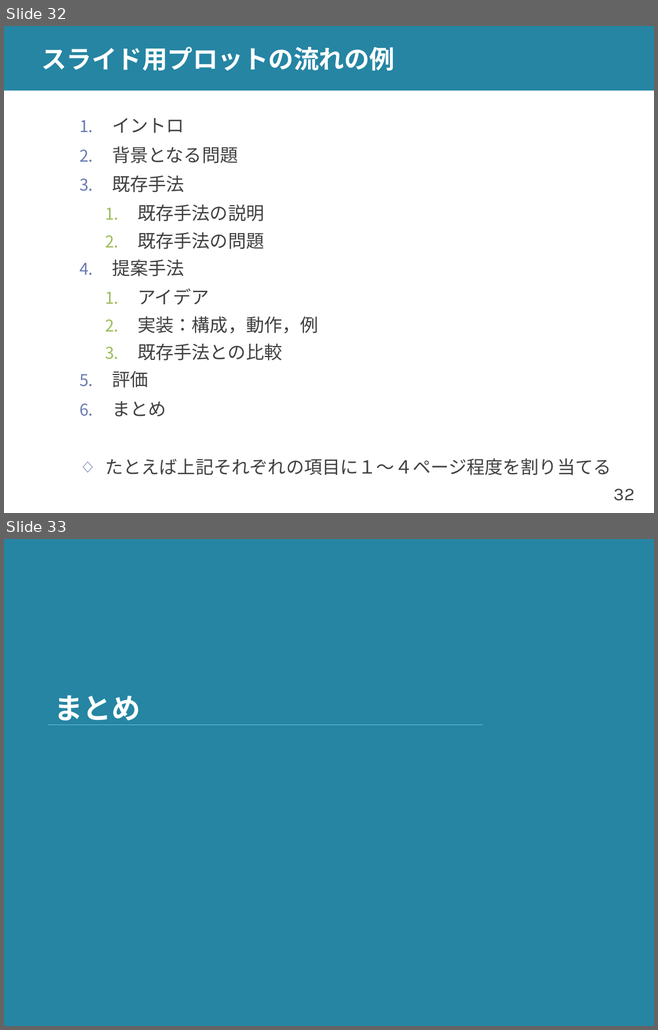
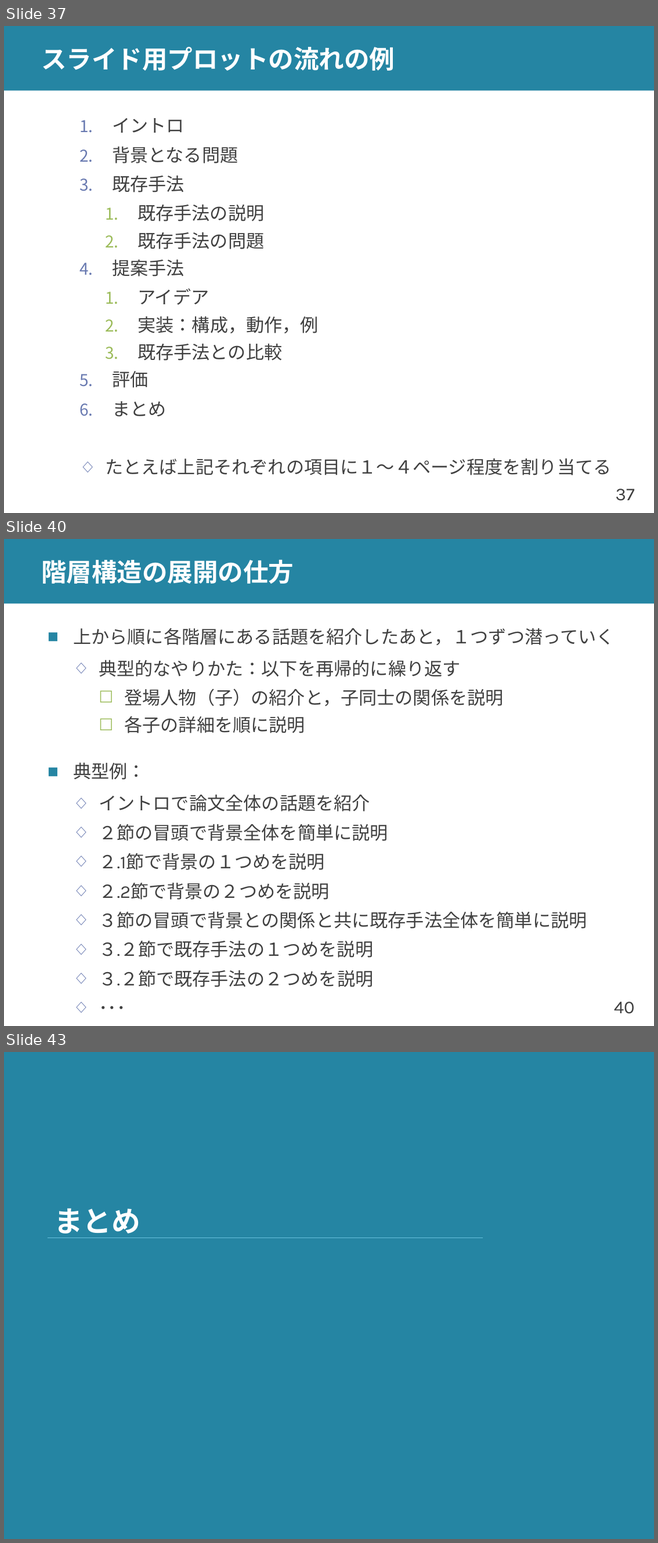
Before and after one commit to shioya-lab/how-to, a slide deck: plot.pptx. Shown one above the other, each under a label of ours: slides 32 and 33 before the commit, slides 37, 40 and 43 after it; the slides between them are not shown. The pictures are 658x1030 and 658x1543 pixels, drawn with LibreOffice and Linux fonts; fonts in the diff are those of the drawing. Boxes give left, top, right and bottom in pixels: in the first picture for what was removed or moved away, otherwise in the second. Text is boxed around its words. In the diff, an @@ line names an element or a change of style, - is before the commit and + after.

Commit message:
plot を v6 に
階層化の理由や文章への流れを追加

```diff
--- a/plot.pptx
+++ b/plot.pptx
@@ slide 40 added at bbox=[4, 539, 654, 1026], background #FFFFFF; not listed: 2 template elements that a slide beside it also shows @@
@@ title added at bbox=[41, 559, 293, 584], 28 pt, text #FFFFFF, bold @@
+階層構造の展開の仕方
@@ text added at bbox=[73, 628, 614, 1009], 20 pt, text #404040 @@
+■ 上から順に各階層にある話題を紹介したあと，１つずつ潜っていく
+  ◇ 典型的なやりかた：以下を再帰的に繰り返す
+    ☐ 登場人物（子）の紹介と，子同士の関係を説明
+    ☐ 各子の詳細を順に説明
+■ 典型例：
+  ◇ イントロで論文全体の話題を紹介
+  ◇ ２節の冒頭で背景全体を簡単に説明
+  ◇ ２.1節で背景の１つめを説明
+  ◇ ２.2節で背景の２つめを説明
+  ◇ ３節の冒頭で背景との関係と共に既存手法全体を簡単に説明
+  ◇ ３.２節で既存手法の１つめを説明
+  ◇ ３.２節で既存手法の２つめを説明
+  ◇ ･･･
@@ what was slide 32 is now slide 37 @@
@@ page number at bbox=[615, 489, 634, 501]: text changed @@
-32
+37
@@ what was slide 33 is now slide 43 @@
```
Also in this commit, not shown: 7 slides changed, 9 other slides added, 1 other file.
